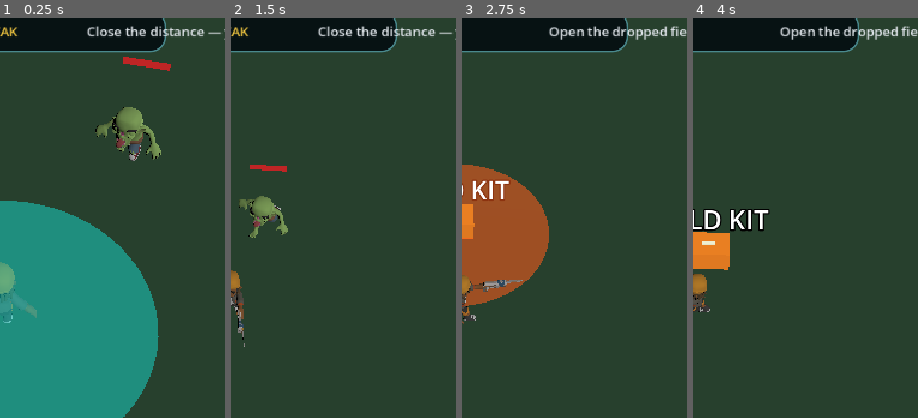
Above: before the commit, frames 1-4 (left to right).
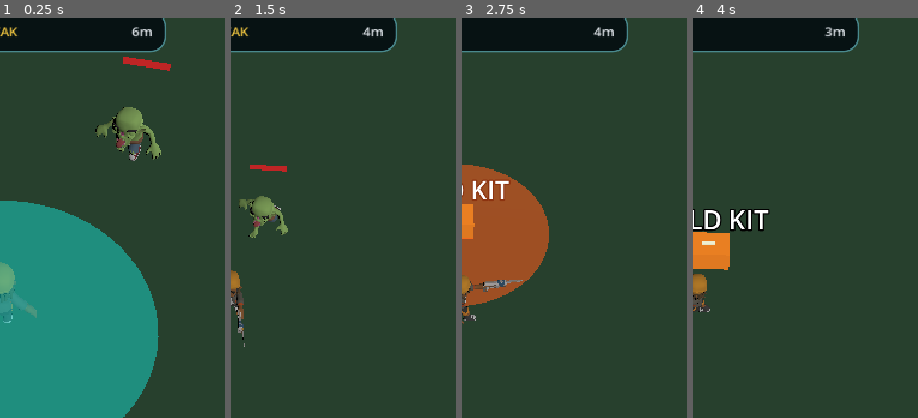
Above: after the commit, the same moments.

Repository: Geoboardman/zombie-gps
Game: Godot game, scene res://scenes/main.tscn
Same seed, same stepped clock (60 frames per second), same inputs: the game is played once before the commit and once after it.
Inputs (mouse positions are % of the whole screen's width and height, from its top left):
- Up to frame 1 (0.25 s): no input
- Up to frame 2 (1.5 s): tap Enter (ui_accept) at 0.5, 0.77 s; move the mouse to (32, 92) at 0.52 s; hold D (move_right) 0.53-1.28 s; tap Q (ability_1) at 0.6 s; click (32, 92) at 0.67 s; move the mouse to (50, 92) at 1.27 s; hold S (move_back) from 1.28 s (still down); tap E (ability_2) at 1.35 s; click (50, 92) at 1.42 s
- Up to frame 3 (2.75 s): tap Enter (ui_accept) at 1.52 s; move the mouse to (68, 92) at 2.02 s; release S (move_back) at 2.03 s; hold D (move_right) from 2.03 s (still down); tap R (ability_3) at 2.1 s; click (68, 92) at 2.17 s
- Up to frame 4 (4 s): move the mouse to (45, 70) at 2.77 s; release D (move_right) at 2.78 s; hold W (move_forward) 2.78-3.53 s; tap Shift at 2.85 s; click (45, 70) at 2.92 s; tap Enter (ui_accept) at 3.02, 3.77 s; move the mouse to (80, 65) at 3.52 s; hold A (move_left) from 3.53 s (still down); tap Q (ability_1) at 3.6 s
The pictures show only the part of the screen within x 50-100%, y 13-63%; the shares and areas given below are measured in that part.

The runs differ from the first frame. In frame 1, 0.8% of the frame differs, in the area x 38-100%, y 2-6%; in frame 2, 0.8%; in frame 3, 0.9%; in frame 4, 0.9%.

Commit message:
Polish compact gameplay HUD

Diff:
--- a/scripts/run_director.gd
+++ b/scripts/run_director.gd
@@ -84,7 +84,7 @@
 	if _active_target == null or not is_instance_valid(_active_target):
 		return
 	var distance := _player.global_position.distance_to(_active_target.global_position)
-	_objective_detail.text = "%s  •  %dm" % [_detail_for_stage(), int(ceil(distance))]
+	_objective_detail.text = "%dm" % int(ceil(distance))
 
 
 func register_enemy_defeated() -> void:
@@ -311,7 +311,15 @@
 
 func _set_objective(title: String, detail: String) -> void:
 	_objective_title.text = title
-	_objective_detail.text = detail
+	_objective_detail.text = _compact_detail(detail)
+
+
+func _compact_detail(detail: String) -> String:
+	if detail.is_empty():
+		return ""
+	if detail.to_lower().contains("loading"):
+		return "LOCATING"
+	return "ACTIVE"
 
 
 func _toast(message: String) -> void:
